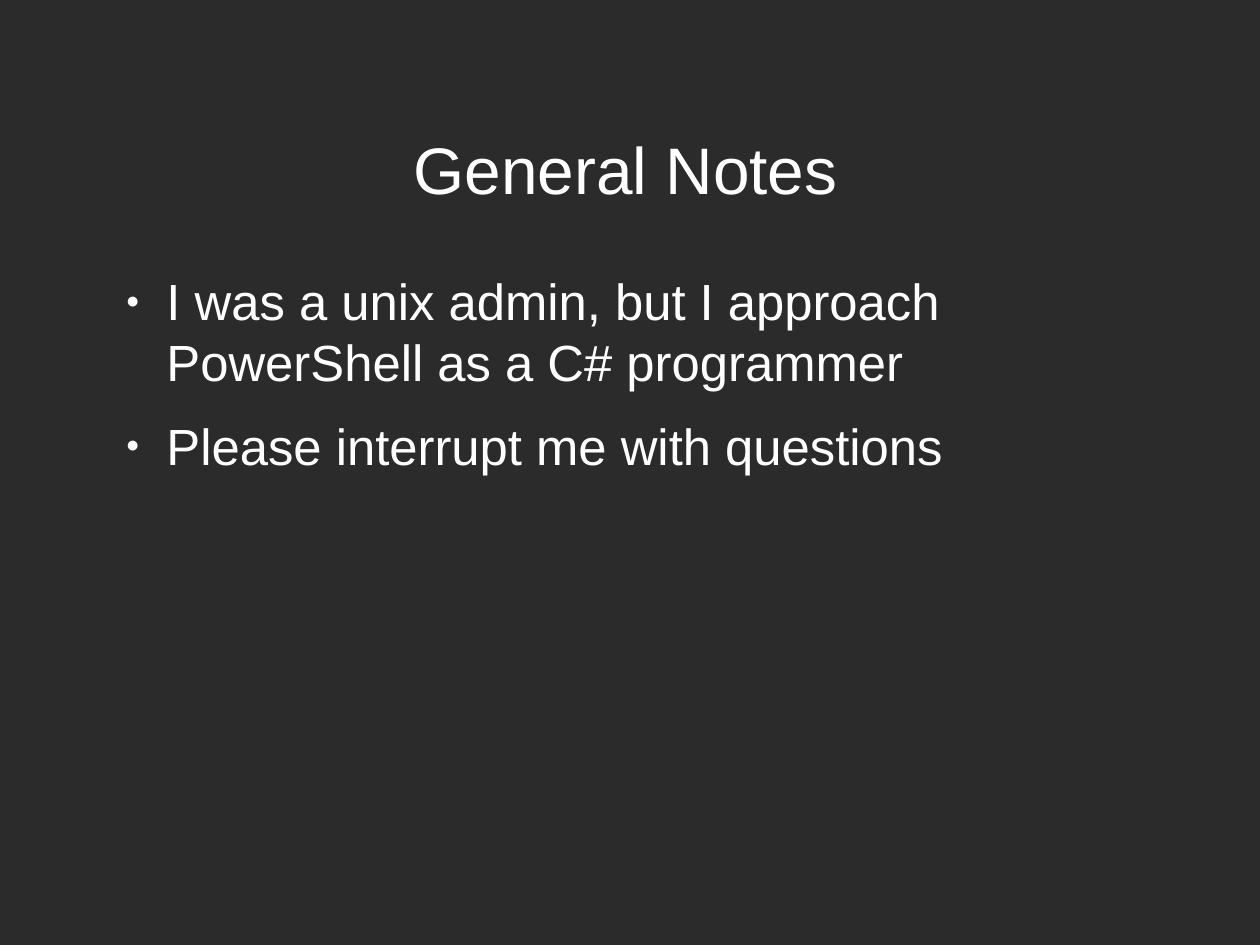
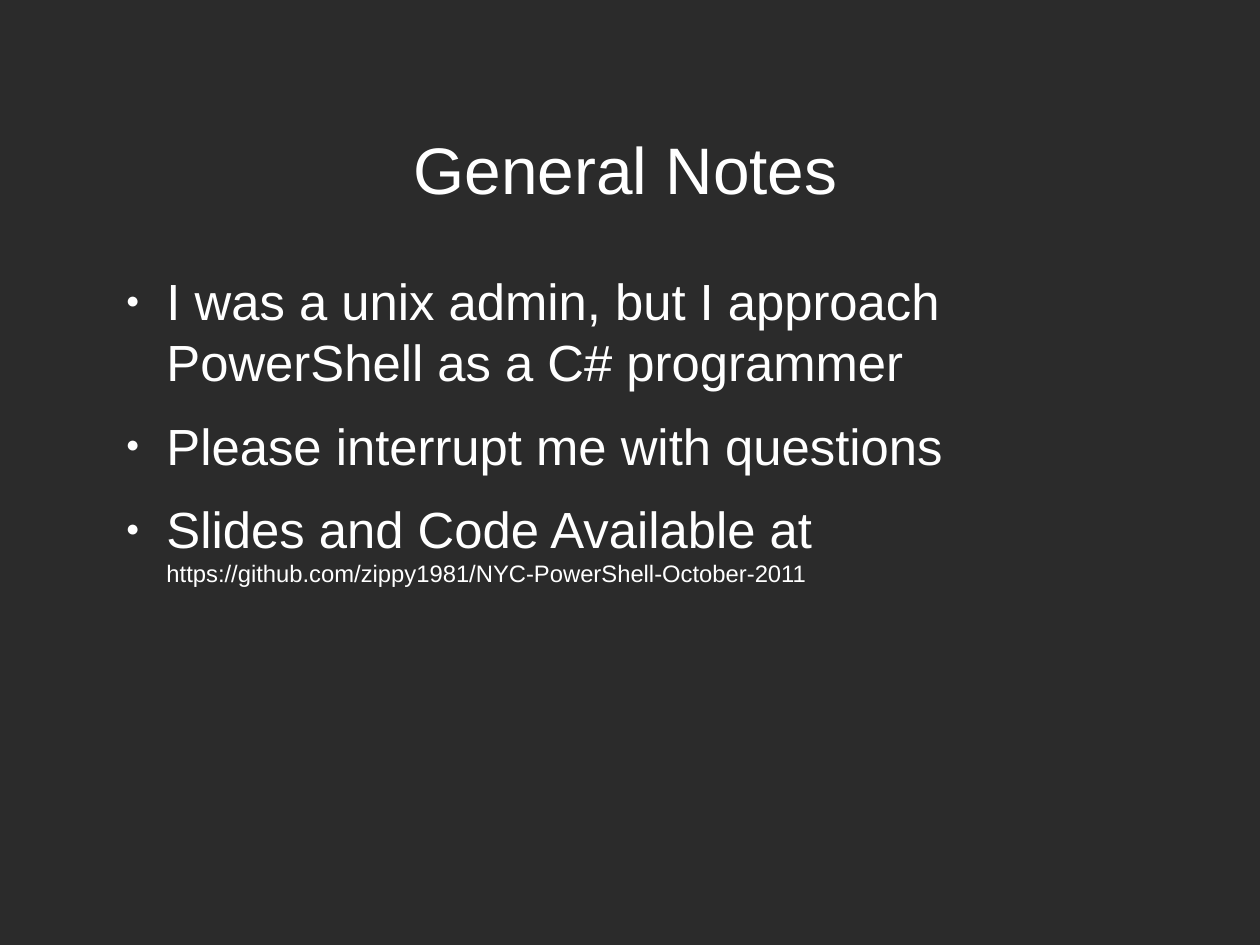
Before and after one commit to zippy1981/NYC-PowerShell-October-2011, a slide deck: slide 2 of NYC Powershell.odp. Drawn at 1260x945 pixels with LibreOffice and Linux fonts; fonts in the diff are those of the drawing; background and template pictures are left out; a plain dark background stands for a picture behind light text. Boxes give left, top, right and bottom in pixels: in the first picture for what was removed or moved away, otherwise in the second. Text is boxed around its words. In the diff, an @@ line names an element or a change of style, - is before the commit and + after.

Commit message:
Tweaked slides.

```diff
--- a/NYC Powershell.odp
+++ b/NYC Powershell.odp
@@ text at <box>166,511,812,587</box>: paragraph added @@
+● Slides and Code Available at https://github.com/zippy1981/NYC-PowerShell-October-2011
```
Also in this commit, not shown: 1 other slide changed, 1 slide added.
